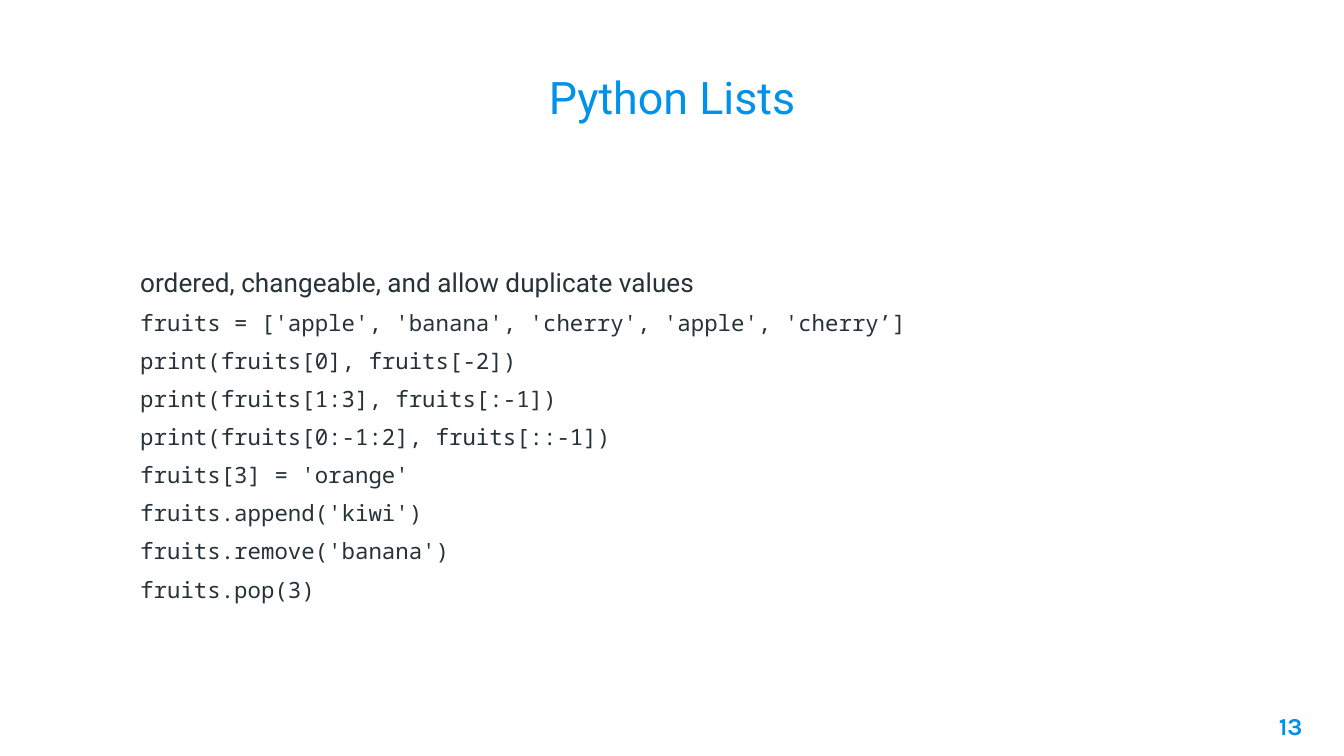
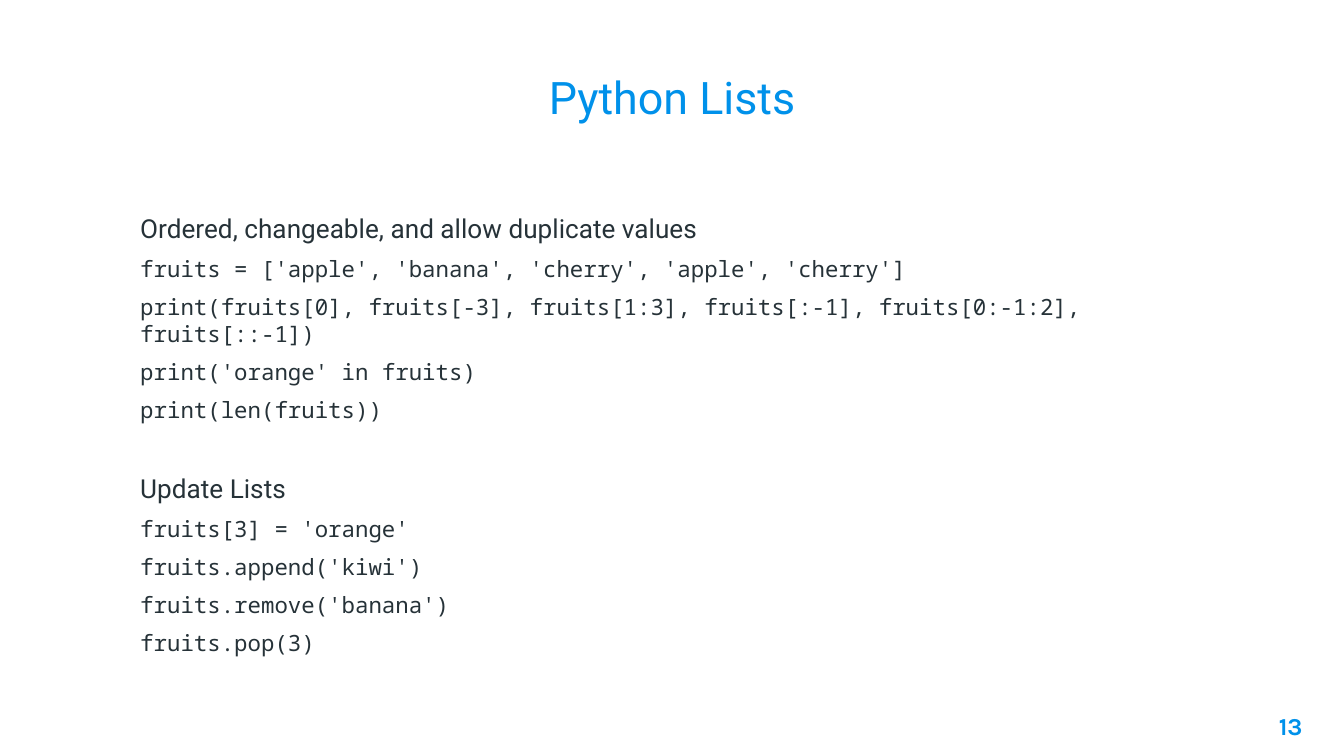
Before and after one commit to AleeRezaa/learn-python, a slide deck: slide 13 of Python.pptx. Drawn at 1344x756 pixels with LibreOffice and Linux fonts; fonts in the diff are those of the drawing; background and template pictures are left out. Boxes give left, top, right and bottom in pixels: in the first picture for what was removed or moved away, otherwise in the second. Text is boxed around its words. In the diff, an @@ line names an element or a change of style, - is before the commit and + after.

```diff
--- a/Python.pptx
+++ b/Python.pptx
@@ text at bbox=[140, 218, 1080, 504]: text changed @@
-ordered, changeable, and allow duplicate values
-fruits = ['apple', 'banana', 'cherry', 'apple', 'cherry’]
-print(fruits[0], fruits[-2])
-print(fruits[1:3], fruits[:-1])
-print(fruits[0:-1:2], fruits[::-1])
+Ordered, changeable, and allow duplicate values
+fruits = ['apple', 'banana', 'cherry', 'apple', 'cherry']
+print(fruits[0], fruits[-3], fruits[1:3], fruits[:-1], fruits[0:-1:2], fruits[::-1])
+print('orange' in fruits)
+print(len(fruits))
+Update Lists
```
Also in this commit, not shown: 8 other slides changed, 1 slide added.
